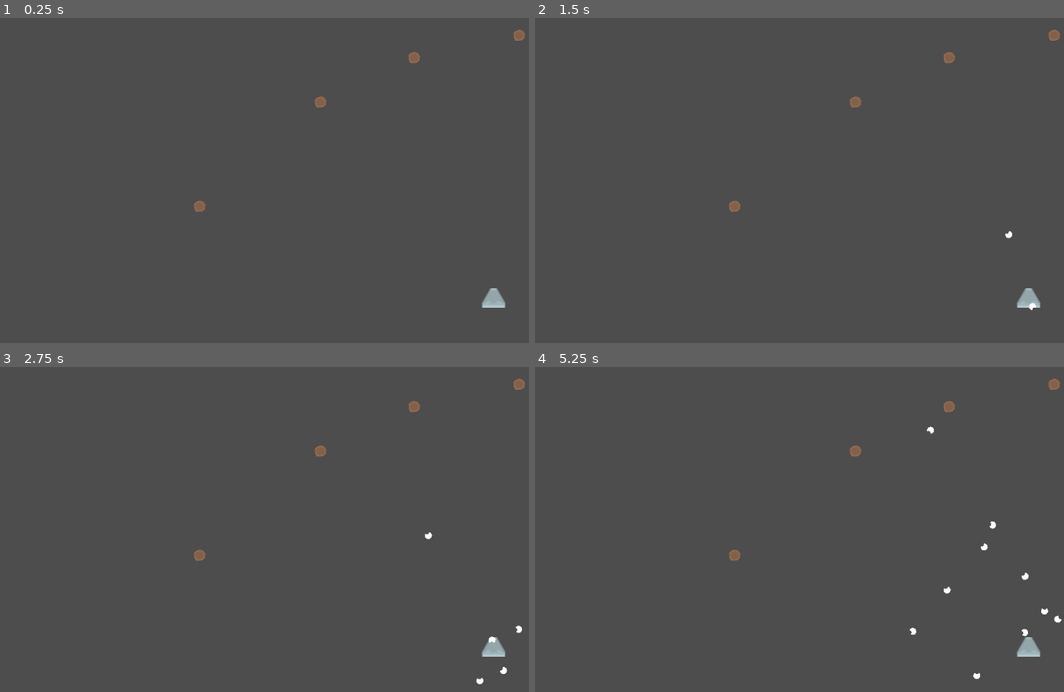
Above: before the commit, frames 1-4 (two rows, left to right).
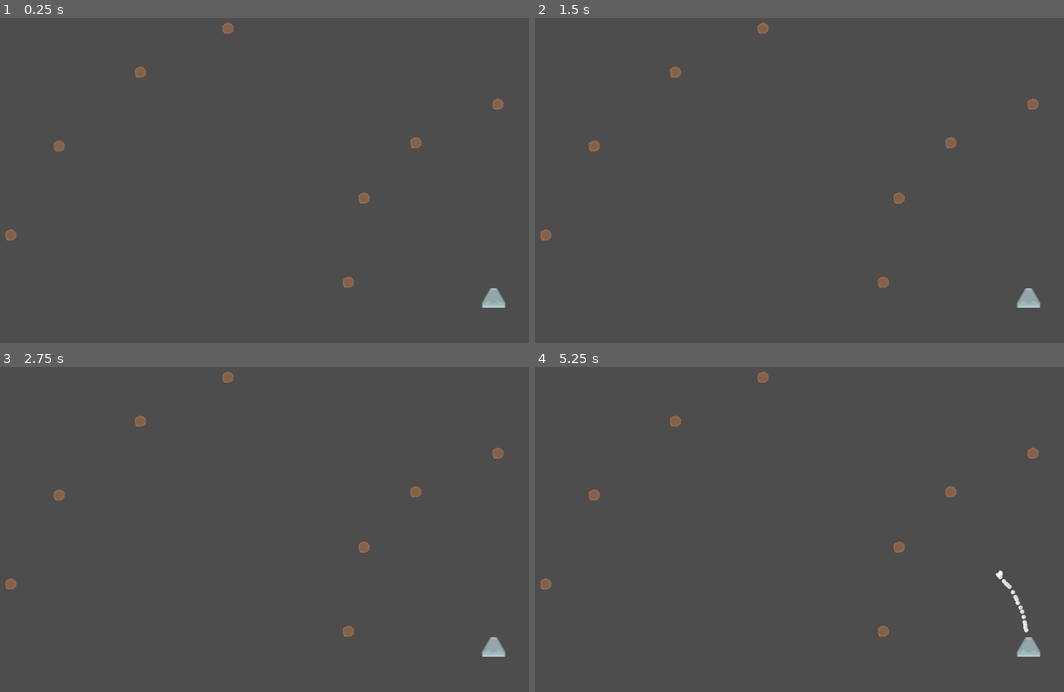
Above: after the commit, the same moments.

Repository: davidvgus/ants
Game: Godot game, scene res://Scenes/game.tscn
Two runs of this game, one before a commit and one after it. Both use one fixed random seed, a clock stepped at 60 frames per second and the inputs below.
Inputs (mouse positions are in pixels of both pictures, inside the frame that each line leads up to):
- Up to frame 1 (0.25 s): no input
- Up to frame 2 (1.5 s): tap Enter at 0.5 s; move the mouse to (889, 148) at 0.52 s; tap 2 at 0.6, 1.35 s; click (889, 148) at 0.67 s; move the mouse to (624, 183) at 1.27 s; click (624, 183) at 1.42 s
- Up to frame 3 (2.75 s): tap Space at 2 s; move the mouse to (280, 438) at 2.02 s; tap 2 at 2.1 s; click (280, 438) at 2.17 s
- Up to frame 4 (5.25 s): tap Enter at 2.75 s; move the mouse to (720, 588) at 2.77 s; tap 2 every 0.75 s from 2.85 to 5.1 s; click (720, 588) at 2.92 s; move the mouse to (937, 568) at 3.52 s; click (937, 568) at 3.67 s; move the mouse to (561, 464) at 4.27 s; click (561, 464) at 4.42 s; move the mouse to (783, 516) at 5.02 s; click (783, 516) at 5.17 s

The runs differ from the first frame. In frame 1, 0.7% of the frame differs, in the area x 0-100%, y 1-83%; in frame 2, 0.8%; in frame 3, 0.8%; in frame 4, 1.1%, in the area x 0-100%, y 1-97%.

Commit message:
the ants now follow the lines and eat the dots

Diff:
--- a/Scenes/ant.tscn
+++ b/Scenes/ant.tscn
@@ -8,8 +8,8 @@
 [ext_resource type="Script" path="res://States/AntGoHome.gd" id="6_q1daf"]
 
 [sub_resource type="CapsuleShape2D" id="CapsuleShape2D_ktgnw"]
-radius = 17.0
-height = 42.0
+radius = 17.6667
+height = 40.0
 
 [node name="Ant" type="CharacterBody2D" groups=["ants"]]
 scale = Vector2(0.3, 0.3)
@@ -38,3 +38,6 @@
 
 [node name="AntGoHome" type="Node" parent="StateMachine"]
 script = ExtResource("6_q1daf")
+
+[node name="Nozzle" type="Node2D" parent="."]
+position = Vector2(0, 13.3333)
--- a/Scenes/game.tscn
+++ b/Scenes/game.tscn
@@ -7,7 +7,7 @@
 [node name="Game" type="Node"]
 script = ExtResource("1_7c7od")
 create_ants = true
-ant_delay = 0.5
+ant_delay = 4.0
 
 [node name="Home" parent="." instance=ExtResource("4_onc10")]
 position = Vector2(1087, 565)
@@ -20,13 +20,25 @@
 [node name="foods" type="Node" parent="."]
 
 [node name="Food" parent="foods" instance=ExtResource("3_4uhpw")]
-position = Vector2(1134, 81)
+position = Vector2(1095, 208)
 
 [node name="Food2" parent="foods" instance=ExtResource("3_4uhpw")]
-position = Vector2(547, 396)
+position = Vector2(820, 536)
 
 [node name="Food3" parent="foods" instance=ExtResource("3_4uhpw")]
-position = Vector2(769, 204)
+position = Vector2(849, 381)
 
 [node name="Food4" parent="foods" instance=ExtResource("3_4uhpw")]
-position = Vector2(941, 122)
+position = Vector2(944, 279)
+
+[node name="Food5" parent="foods" instance=ExtResource("3_4uhpw")]
+position = Vector2(289, 285)
+
+[node name="Food6" parent="foods" instance=ExtResource("3_4uhpw")]
+position = Vector2(200, 449)
+
+[node name="Food7" parent="foods" instance=ExtResource("3_4uhpw")]
+position = Vector2(438, 149)
+
+[node name="Food8" parent="foods" instance=ExtResource("3_4uhpw")]
+position = Vector2(599, 68)
--- /dev/null
+++ b/Scenes/nav_point.tscn
@@ -0,0 +1,19 @@
+[gd_scene load_steps=4 format=3 uid="uid://ds1fy64wg48xh"]
+
+[ext_resource type="Script" path="res://Scripts/nav_point.gd" id="1_dby1p"]
+[ext_resource type="Texture2D" uid="uid://bitpctxawbvbw" path="res://assets/images/spaceParts_080.png" id="1_gulqm"]
+
+[sub_resource type="CircleShape2D" id="CircleShape2D_klj7w"]
+radius = 13.0
+
+[node name="NavPoint" type="Area2D"]
+scale = Vector2(0.3, 0.3)
+collision_layer = 8
+collision_mask = 2
+script = ExtResource("1_dby1p")
+
+[node name="Sprite2D" type="Sprite2D" parent="."]
+texture = ExtResource("1_gulqm")
+
+[node name="CollisionShape2D" type="CollisionShape2D" parent="."]
+shape = SubResource("CircleShape2D_klj7w")
--- a/Scripts/Food.gd
+++ b/Scripts/Food.gd
@@ -13,4 +13,4 @@
 
 func _on_body_entered(body: Node) -> void:
     if body is Ant:
-        ant_entered.emit(body)
+        ant_entered.emit(body, self)
--- a/Scripts/ant.gd
+++ b/Scripts/ant.gd
@@ -5,6 +5,8 @@
 @export var factor: float = 0.5
 @onready var ant := $"."
 @onready var path := []
+@onready var nav_point := preload ("res://Scenes/nav_point.tscn")
+@onready var nozzle = $Nozzle
 
 var current_food_target = null
 
@@ -28,3 +30,10 @@
 func turn_green():
     if sprite:
         sprite.modulate = Color(0, 1, 0)
+
+func drop_nav_point():
+    var new_nav_point = nav_point.instantiate()
+    new_nav_point.global_position = nozzle.global_position
+    new_nav_point.owner_ant = self
+    #new_nav_point.connect("ant_entered", Callable(self, "_on_nav_point_entered"))
+    get_parent().add_child(new_nav_point)
--- /dev/null
+++ b/Scripts/nav_point.gd
@@ -0,0 +1,25 @@
+class_name NavPoint extends Area2D
+
+var can_free = false
+var owner_ant = null
+
+signal ant_entered
+signal ant_exited
+
+func _ready() -> void:
+    connect("body_entered", Callable(self, "_on_body_entered"))
+    connect("body_exited", Callable(self, "_on_body_exited"))
+
+# Called every frame. 'delta' is the elapsed time since the previous frame.
+func _process(delta: float) -> void:
+    pass
+
+func _on_body_entered(body: Node) -> void:
+    if body is Ant:
+        ant_entered.emit(body)
+        if can_free&&owner_ant == body:
+            queue_free()
+
+func _on_body_exited(body: Node) -> void:
+    if body is Ant:
+        can_free = true
--- a/States/AntFollow.gd
+++ b/States/AntFollow.gd
@@ -16,15 +16,16 @@
     pass
 
 func Physics_Update(delta: float) -> void:
-    var fgp: Vector2 = food.global_position
+    var current_food_target = ant.current_food_target
+    var fgp: Vector2 = current_food_target.global_position
     var agp: Vector2 = ant.global_position
     var direction = (fgp - agp)
 
     ant.turn_red()
 
-    if direction.length() > 20:
+    if direction.length() > 5:
         ant.velocity = direction.normalized() * move_speed
 
-    if direction.length() < 20:
+    if direction.length() < 2:
         ant.current_food_target = null
         transitioned.emit(self, "AntGoHome")
--- a/States/AntIdle.gd
+++ b/States/AntIdle.gd
@@ -31,6 +31,7 @@
         return
     else:
         ant.path.append(ant.global_position)
+        ant.drop_nav_point()
 
 func Enter() -> void:
     randomize_wander()
@@ -90,7 +91,7 @@
     for food_node in food_nodes:
         food_node.connect("ant_entered", Callable(self, "_on_ant_entered_food"))
 
-func _on_ant_entered_food(ant_body):
-    print("inside _on_ant_entered_food Ant entered food")
+func _on_ant_entered_food(ant_body, food):
     if ant_body == ant:
-        transitioned.emit(self, "AntGoHome")
+        ant.current_food_target = food
+        transitioned.emit(self, "AntFollow")
--- a/project.godot
+++ b/project.godot
@@ -20,6 +20,7 @@
 2d_physics/layer_1="game"
 2d_physics/layer_2="ants"
 2d_physics/layer_3="food"
+2d_physics/layer_4="navpoints"
 
 [rendering]
 
Binary file added: Scripts/spaceParts_080.png
Not shown, added: Scripts/spaceParts_080.png.import
Binary file added: assets/images/spaceParts_080.png
Not shown, added: assets/images/spaceParts_080.png.import
